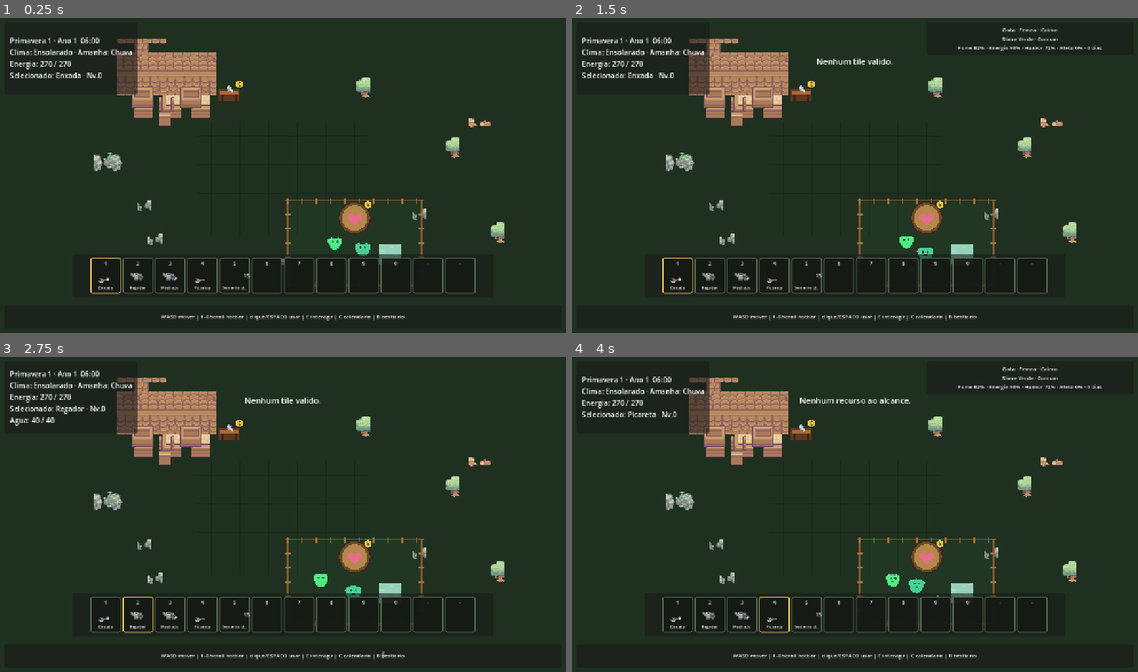
Above: before the commit, frames 1-4 (two rows, left to right).
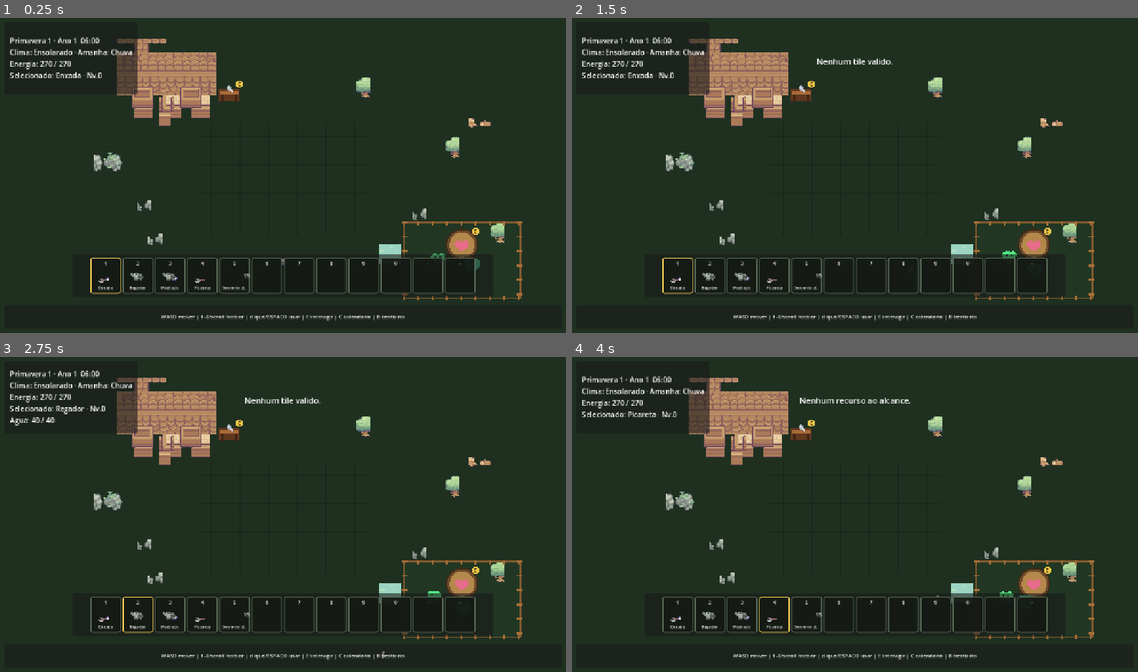
Above: after the commit, the same moments.

Repository: HelioConde/GameSlime
Game: Godot game, scene res://scenes/world/main.tscn
Same seed, same stepped clock (60 frames per second), same inputs: the game is played once before the commit and once after it.
Inputs (mouse positions are in pixels of both pictures, inside the frame that each line leads up to):
- Up to frame 1 (0.25 s): no input
- Up to frame 2 (1.5 s): tap Enter at 0.5 s; move the mouse to (979, 159) at 0.52 s; hold D 0.53-1.28 s; tap E at 0.6 s; click (979, 159) at 0.67 s; tap Space at 0.77 s; move the mouse to (741, 191) at 1.27 s; hold S from 1.28 s (still down); tap 1 at 1.35 s
- Up to frame 3 (2.75 s): tap Space at 1.52 s; move the mouse to (339, 445) at 2.02 s; release S at 2.03 s; hold D from 2.03 s (still down); tap 2 at 2.1 s
- Up to frame 4 (4 s): tap Space at 2.75, 3.02, 3.77 s; move the mouse to (826, 577) at 2.77 s; release D at 2.78 s; hold W 2.78-3.53 s; tap 3 at 2.85 s; click (826, 577) at 2.92 s; move the mouse to (1024, 561) at 3.52 s; hold A from 3.53 s (still down); tap 4 at 3.6 s

The runs differ from the first frame. In frame 1, 1.8% of the frame differs, in the area x 50-93%, y 57-90%; in frame 2, 2.1%; in frame 3, 1.8%; in frame 4, 2.1%, in the area x 50-94%, y 3-90%.

Commit message:
feat: move slime habitat into grove zone

Diff:
--- a/scenes/world/main.tscn
+++ b/scenes/world/main.tscn
@@ -62,13 +62,16 @@
 position = Vector2(250, 330)
 
 [node name="SlimeHabitat" parent="." instance=ExtResource("16_habitat")]
-position = Vector2(800, 510)
+position = Vector2(1040, 550)
+habitat_name = "Bosque dos Slimes"
+habitat_size = Vector2(260, 170)
+biome_type = 1
 
 [node name="SlimeBreedingNest" parent="." instance=ExtResource("15_nest")]
-position = Vector2(800, 455)
+position = Vector2(1040, 515)
 
 [node name="GreenSlimeA" parent="." instance=ExtResource("14_slime")]
-position = Vector2(760, 520)
+position = Vector2(990, 555)
 display_name = "Broto"
 biological_sex = 0
 personality = 0
@@ -79,7 +82,7 @@
 slime_color = Color(0.30, 0.92, 0.50, 1)
 
 [node name="GreenSlimeB" parent="." instance=ExtResource("14_slime")]
-position = Vector2(825, 520)
+position = Vector2(1070, 555)
 display_name = "Gota"
 biological_sex = 1
 personality = 1
